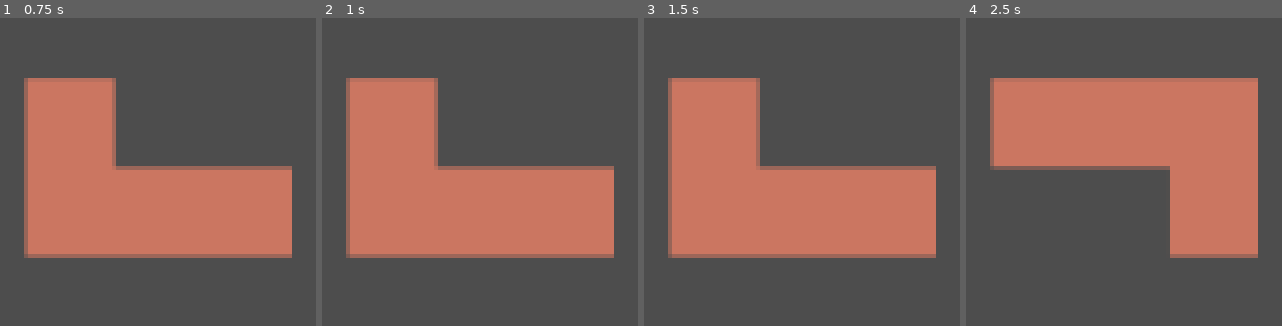
Above: before the commit, frames 1-4 (left to right).
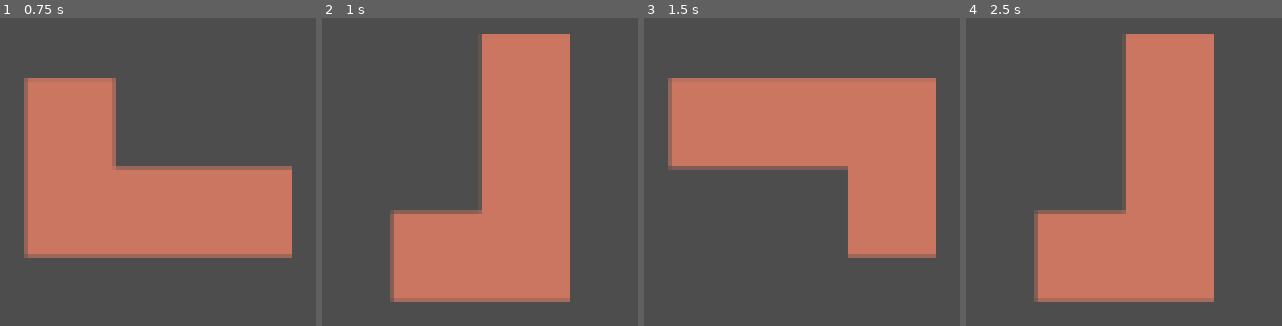
Above: after the commit, the same moments.

Repository: seedot11/DanTetris
Game: Godot game, scene res://scenes/board.tscn
The game is run twice, just before and just after one commit, with the same random seed, the same clock (stepped at 60 frames per second) and the same inputs.
Inputs:
- Up to frame 1 (0.75 s): tap Enter at 0.5 s; tap Ctrl (rotate) at 0.6 s
- Up to frame 2 (1 s): tap Shift (rotate_anticlockwise) at 0.8 s
- Up to frame 3 (1.5 s): tap Space at 1.25 s; tap Shift (rotate_anticlockwise) at 1.35 s
- Up to frame 4 (2.5 s): tap Ctrl (rotate) at 1.55, 2.1 s; tap Enter at 2 s; tap Shift (rotate_anticlockwise) at 2.3 s

Frame 1 is identical in both runs. In frame 2, 42% of the frame differs, in the area x 7-93%, y 5-93%; in frame 3, 34%; in frame 4, 42%.
Error before the commit: Invalid access of index '0' on a base object of type: 'Array[PackedInt32Array]'. (res://scripts/tetronimo_mask.gd:36)

Commit message:
Upgrade to Godot 4.5 and fixed rotating anticlockwise method

Diff:
--- a/src/project.godot
+++ b/src/project.godot
@@ -12,7 +12,7 @@
 
 config/name="DanTetris"
 run/main_scene="uid://bjqek0i4vqw48"
-config/features=PackedStringArray("4.4", "GL Compatibility")
+config/features=PackedStringArray("4.5", "GL Compatibility")
 config/icon="res://icon.svg"
 
 [input]
--- a/src/scenes/board.tscn
+++ b/src/scenes/board.tscn
@@ -1,10 +1,19 @@
-[gd_scene load_steps=3 format=3 uid="uid://bjqek0i4vqw48"]
+[gd_scene load_steps=4 format=3 uid="uid://bjqek0i4vqw48"]
 
 [ext_resource type="PackedScene" uid="uid://dbo6t3gxoxhuw" path="res://scenes/tetronimo.tscn" id="1_bw3vb"]
-[ext_resource type="Resource" uid="uid://boage0jwairgx" path="res://resources/tetronimo_properties/shape_L.tres" id="2_tx6nw"]
+[ext_resource type="Script" uid="uid://cmjh4svbwe1fv" path="res://scripts/resource_templates/tetronimo_properties.gd" id="2_tx6nw"]
+
+[sub_resource type="Resource" id="Resource_nglv8"]
+resource_local_to_scene = true
+script = ExtResource("2_tx6nw")
+shape_mask = "0, 1, 0
+0, 1, 0
+1, 1, 0"
+color = Color(0.797886, 0.465597, 0.380948, 1)
+metadata/_custom_type_script = "uid://cmjh4svbwe1fv"
 
 [node name="Board" type="Node2D"]
 
 [node name="Tetronimo" parent="." instance=ExtResource("1_bw3vb")]
 position = Vector2(89, 54)
-properties = ExtResource("2_tx6nw")
+properties = SubResource("Resource_nglv8")
--- a/src/scripts/tetronimo_mask.gd
+++ b/src/scripts/tetronimo_mask.gd
@@ -28,18 +28,20 @@
 	shape_mask = trim_trailing_0s(new_shape)
 
 func rotate_mask_anticlockwise() -> void:
-	var size = shape_mask.size()
+	var dimensions = get_mask_dimensions()
+	shape_mask = pad_mask(shape_mask)
+	var size = maxi(dimensions.length, dimensions.width)
 	var new_shape : Array[PackedInt32Array] = []
 	for r in size:
-		new_shape.append([])
+		new_shape.append(PackedInt32Array())
 		for c in size:
 			new_shape[r].append(0)
 
-	for i in size:
-		for j in size:
+	for i in dimensions.length:
+		for j in dimensions.width:
 			new_shape[size - j - 1][i] = shape_mask[i][j]
 
-	shape_mask = new_shape
+	shape_mask = trim_trailing_0s(new_shape)
 
 func get_mask_dimensions(when_rotated: bool = false) -> TetronimoDimensions:
 	var current_width := 0
@@ -70,6 +72,7 @@
 
 	return mask
 
+## Trims trailing 0s
 func trim_trailing_0s(mask: Array[PackedInt32Array]) -> Array[PackedInt32Array]:
 	var new_mask : Array[PackedInt32Array] = []
 	var pos_of_first_1 = Int.INT_MAX
